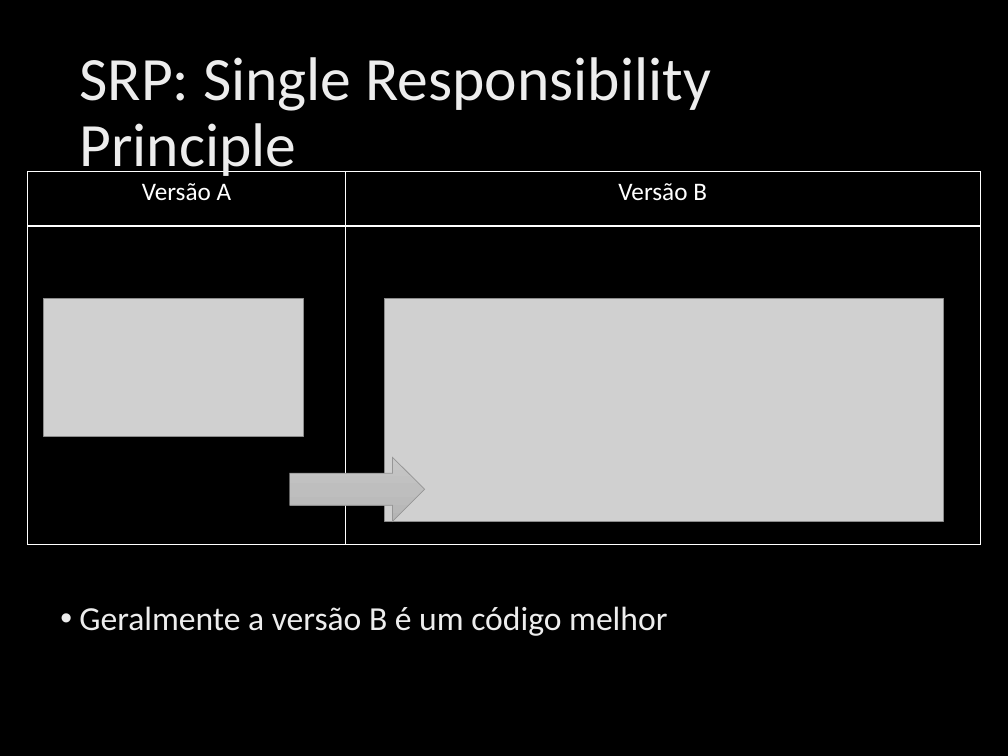
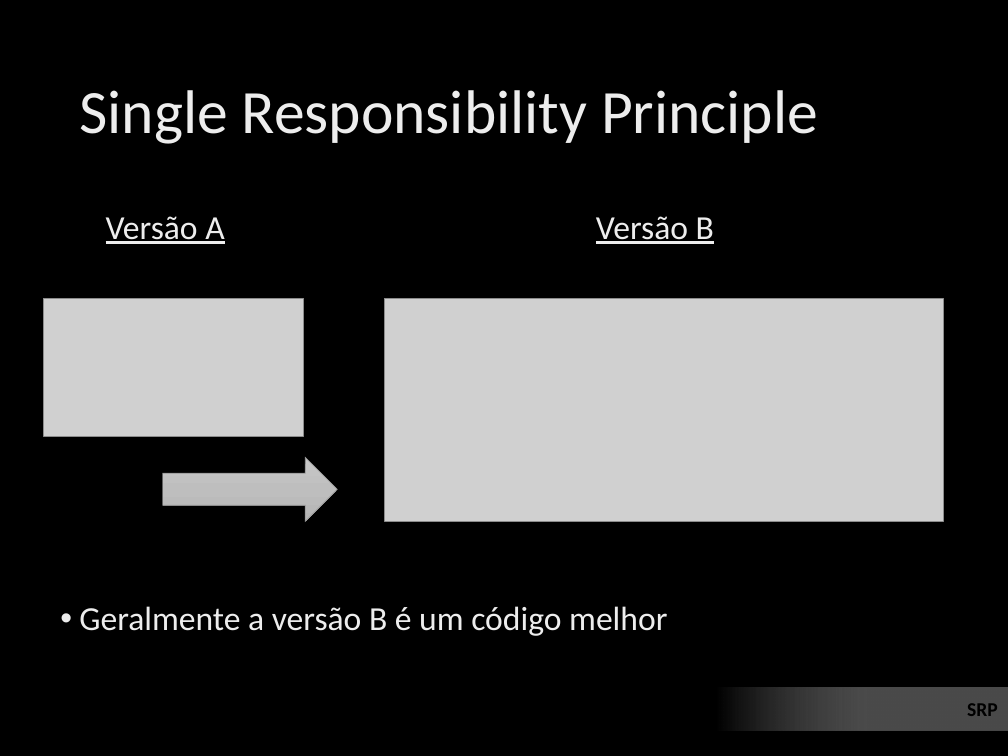
Before and after one commit to ivanpaulovich/event-sourcing-jambo, a slide deck: slide 12 of docs/Princípios SOLID de OO usando .NET.pptx (slide 10 before the commit). Drawn at 1008x756 pixels with LibreOffice and Linux fonts; fonts in the diff are those of the drawing; grey boxes stand for pictures; background and template pictures are left out. Boxes give left, top, right and bottom in pixels: in the first picture for what was removed or moved away, otherwise in the second. Text is boxed around its words. In the diff, an @@ line names an element or a change of style, - is before the commit and + after.

```diff
--- a/docs/Princípios SOLID de OO usando .NET.pptx
+++ b/docs/Princípios SOLID de OO usando .NET.pptx
@@ title at (79, 90, 818, 144): text changed @@
-SRP: Single Responsibility Principle
+Single Responsibility Principle
@@ table removed at (28, 171, 981, 544), 2 rows, 2 columns @@
-Versão A | Versão B
- | 
@@ text added at (106, 216, 224, 244), 24 pt, text gradient #DEDEDE to #EDEDED to #FFFFFF, underline @@
+Versão A
@@ text added at (596, 216, 714, 244), 24 pt, text gradient #DEDEDE to #EDEDED to #FFFFFF, underline @@
+Versão B
@@ right arrow: place and size @@
-right arrow at (289, 458, 424, 521)
+right arrow at (162, 458, 337, 521)
@@ text added at (967, 703, 998, 716), 14 pt, text #000000, bold @@
+SRP
```
Also in this commit, not shown: 17 other slides changed, 6 slides added, 1 other file.
